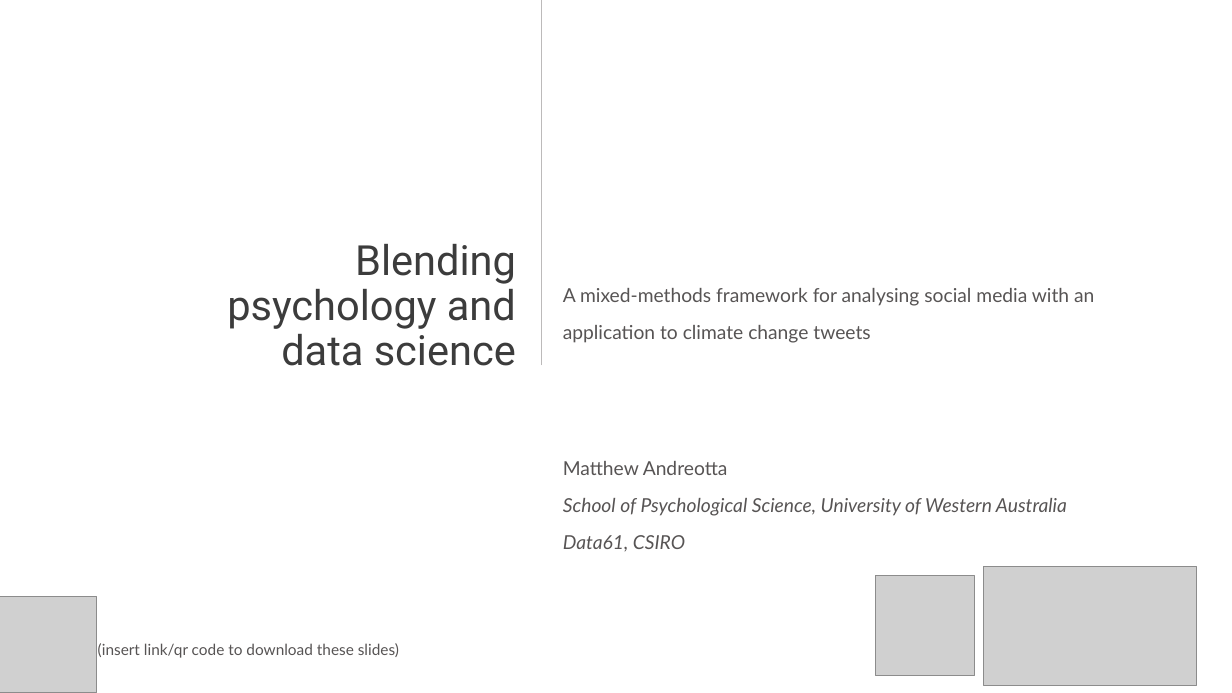
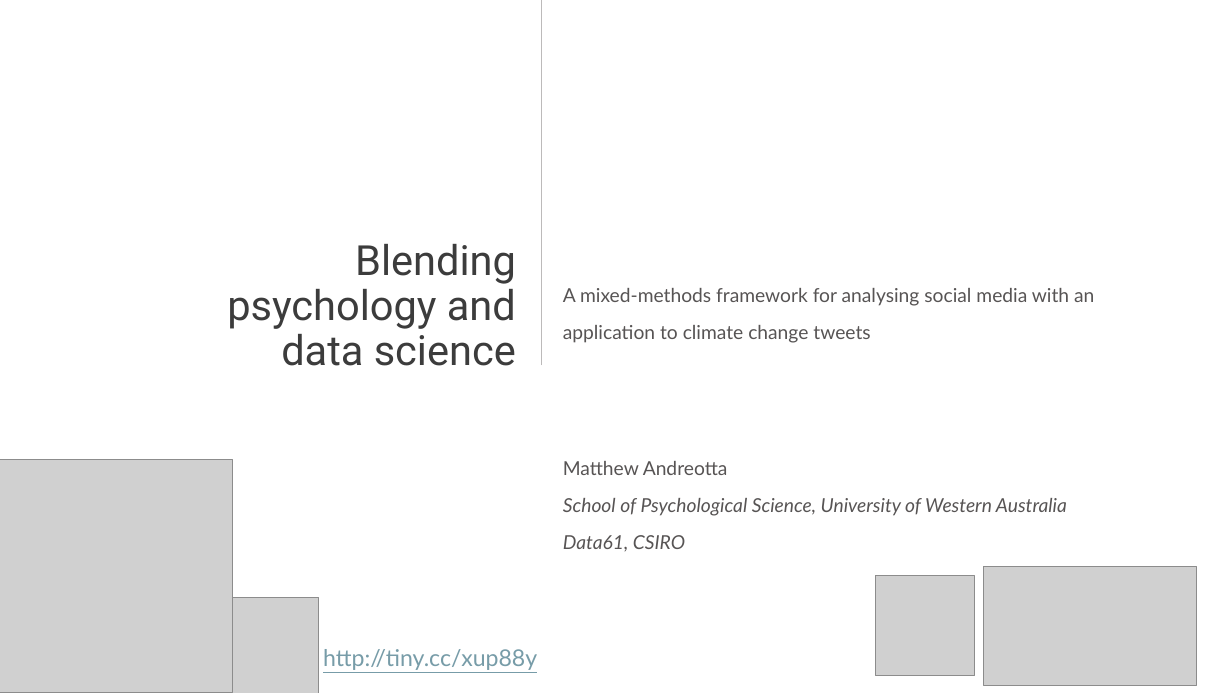
Before and after one commit to matt-lab/matt-lab.github.io, a slide deck: slide 1 of assets/presentations/data2019.pptx. Drawn at 1232x693 pixels with LibreOffice and Linux fonts; fonts in the diff are those of the drawing; grey boxes stand for pictures; background and template pictures are left out. Boxes give left, top, right and bottom in pixels: in the first picture for what was removed or moved away, otherwise in the second. Text is boxed around its words. In the diff, an @@ line names an element or a change of style, - is before the commit and + after.

Commit message:
Added Data61 presentation

```diff
--- a/assets/presentations/data2019.pptx
+++ b/assets/presentations/data2019.pptx
@@ picture added at [0, 459, 233, 692] @@
@@ picture: place and size @@
-picture at [0, 596, 97, 693]
+picture at [222, 597, 319, 693]
@@ text at [323, 649, 537, 670]: text changed; size 12 to 18 pt; text colour #575454 to #779CA8 @@
-(insert link/qr code to download these slides)
+http://tiny.cc/xup88y
```
Also in this commit, not shown: 19 other slides changed, 1 slide added, 1 slide removed, 3 other files.
